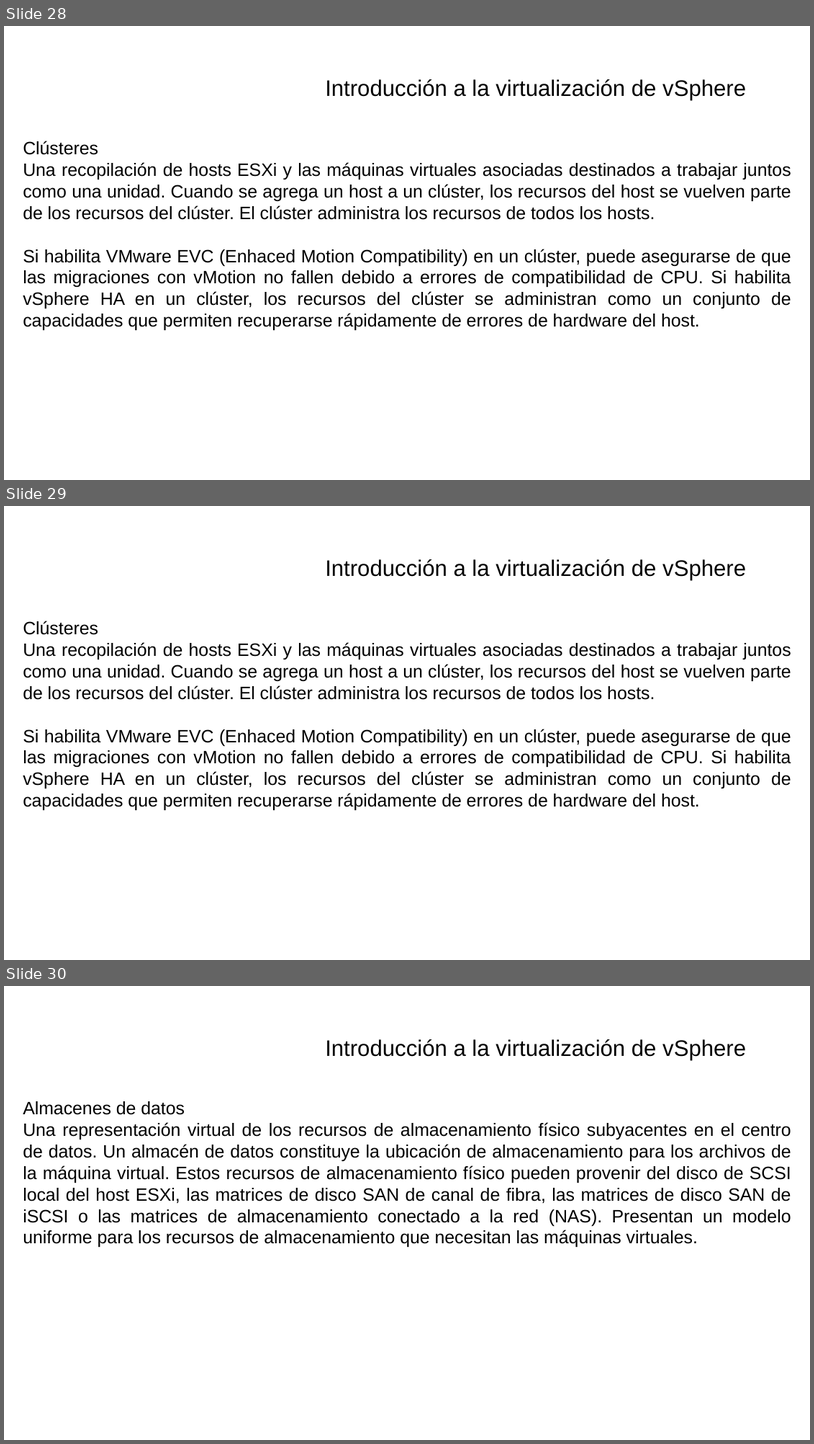
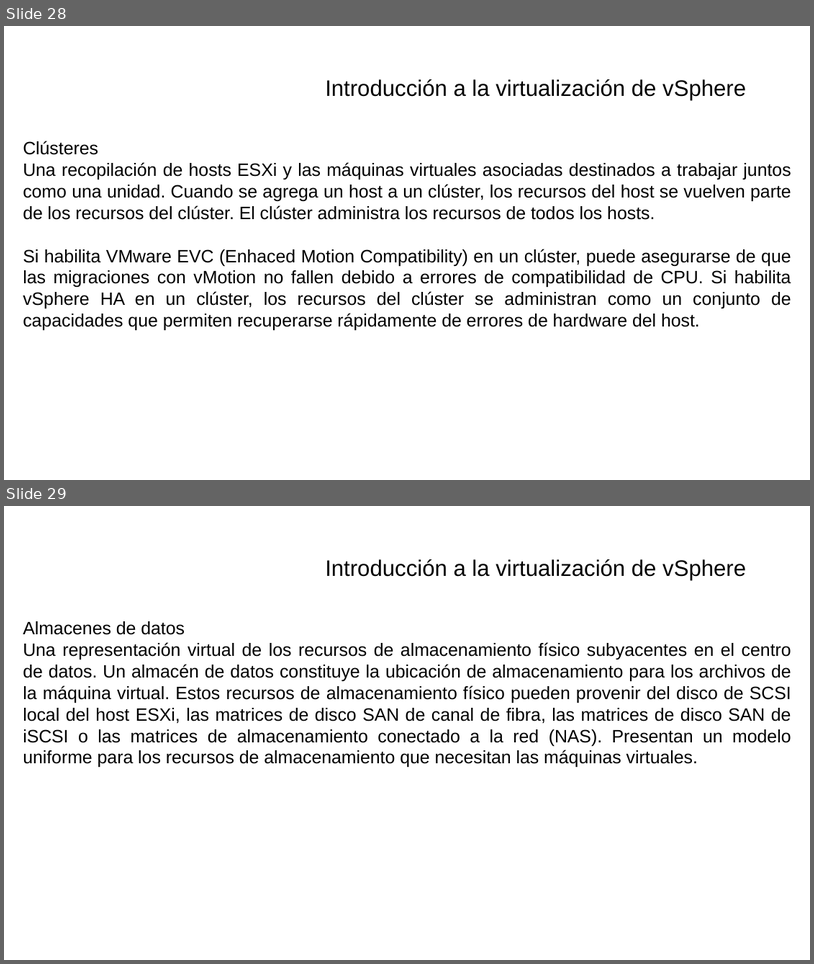
Before and after one commit to israelcts/curso_vmware_nsx_sedena, a slide deck: VMWare - I.pptx. Shown one above the other, each under a label of ours: slides 28, 29 and 30 before the commit, slides 28 and 29 after it. The pictures are 814x1444 and 814x964 pixels, drawn with LibreOffice and Linux fonts; fonts in the diff are those of the drawing; background and template pictures are left out. Boxes give left, top, right and bottom in pixels: in the first picture for what was removed or moved away, otherwise in the second. Text is boxed around its words. In the diff, an @@ line names an element or a change of style, - is before the commit and + after.

```diff
--- a/VMWare - I.pptx
+++ b/VMWare - I.pptx
@@ slide 29 removed at [4, 506, 810, 960], background picture (left out) @@
@@ text removed at [325, 559, 746, 581] @@
-Introducción a la virtualización de vSphere
@@ text removed at [23, 620, 792, 810] @@
-Clústeres
-Una recopilación de hosts ESXi y las máquinas virtuales asociadas destinados a trabajar juntos como una unidad. Cuando se agrega un host a un clúster, los recursos del host se vuelven parte de los recursos del clúster. El clúster administra los recursos de todos los hosts.
-Si habilita VMware EVC (Enhaced Motion Compatibility) en un clúster, puede asegurarse de que las migraciones con vMotion no fallen debido a errores de compatibilidad de CPU. Si habilita vSphere HA en un clúster, los recursos del clúster se administran como un conjunto de capacidades que permiten recuperarse rápidamente de errores de hardware del host.
@@ what was slide 30 is now slide 29 @@
```
Also in this commit, not shown: 10 slides added, 1 other file.
